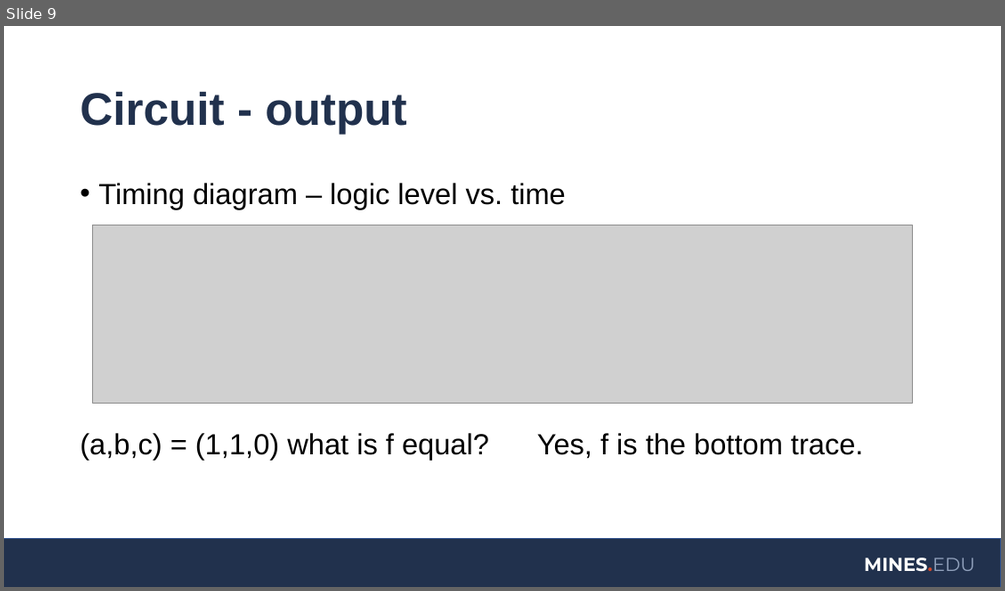
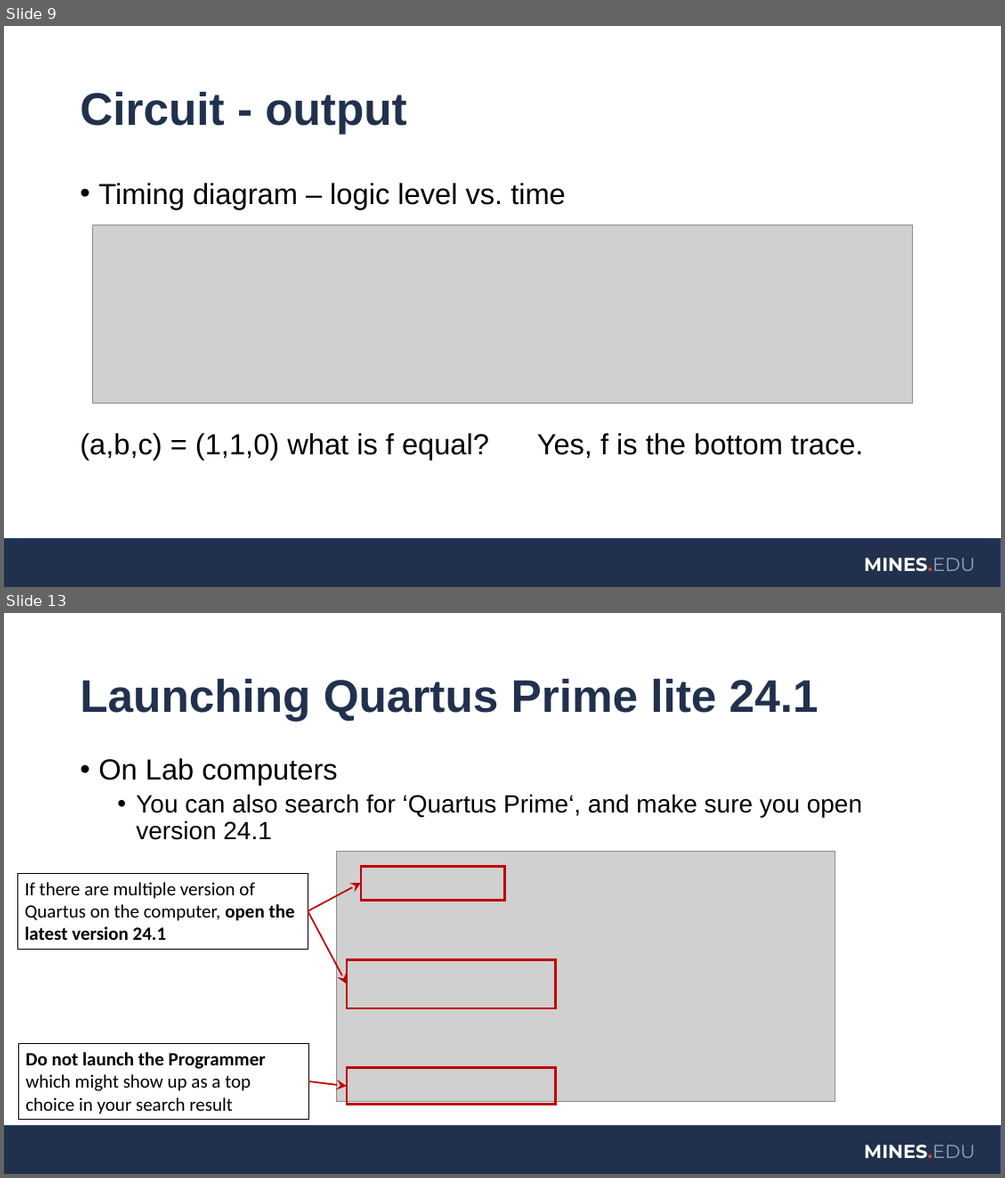
Before and after one commit to coulston/Digital-Design, a slide deck: Laboratory Latex/Lab01SimpleVerilog/LMS Upload Lab01/Lab01 presentation.pptx. Shown one above the other, each under a label of ours: slide 9 before the commit, slides 9 and 13 after it; the slides between them are not shown. The pictures are 1005x591 and 1005x1178 pixels, drawn with LibreOffice and Linux fonts; fonts in the diff are those of the drawing; grey boxes stand for pictures; background and template pictures are left out. Boxes give left, top, right and bottom in pixels: in the first picture for what was removed or moved away, otherwise in the second. Text is boxed around its words. In the diff, an @@ line names an element or a change of style, - is before the commit and + after.

```diff
--- a/Laboratory Latex/Lab01SimpleVerilog/LMS Upload Lab01/Lab01 presentation.pptx
+++ b/Laboratory Latex/Lab01SimpleVerilog/LMS Upload Lab01/Lab01 presentation.pptx
@@ slide 13 added at [4, 613, 1001, 1174], background #FFFFFF; not listed: 2 template elements that a slide beside it also shows @@
@@ title added at [80, 678, 818, 721], 44 pt, text #21314D, bold @@
+Launching Quartus Prime lite 24.1
@@ text added at [98, 758, 862, 840], 24 pt, text #000000 @@
+• On Lab computers
+  • You can also search for ‘Quartus Prime‘, and make sure you open version 24.1
@@ picture added at [336, 852, 834, 1102] @@
@@ rectangle added at [17, 873, 307, 949], outline #000000 0.75 pt, 18 pt, text #000000 @@
+If there are multiple version of Quartus on the computer, open the latest version 24.1
@@ rectangle added at [361, 866, 504, 900], outline #C00000 2.25 pt @@
@@ arrow added from (307, 911) to (361, 883), #C00000 1.5 pt @@
@@ arrow added from (307, 911) to (347, 984), #C00000 1.5 pt @@
@@ rectangle added at [347, 959, 555, 1008], outline #C00000 2.25 pt @@
@@ rectangle added at [18, 1044, 308, 1119], outline #000000 0.75 pt, 18 pt, text #000000 @@
+Do not launch the Programmer which might show up as a top choice in your search result
@@ arrow added from (308, 1081) to (347, 1086), #C00000 1.5 pt @@
@@ rectangle added at [347, 1068, 555, 1104], outline #C00000 2.25 pt @@
```
Also in this commit, not shown: 2 slides changed, 5 other slides added, 2 slides removed, 31 other files.
